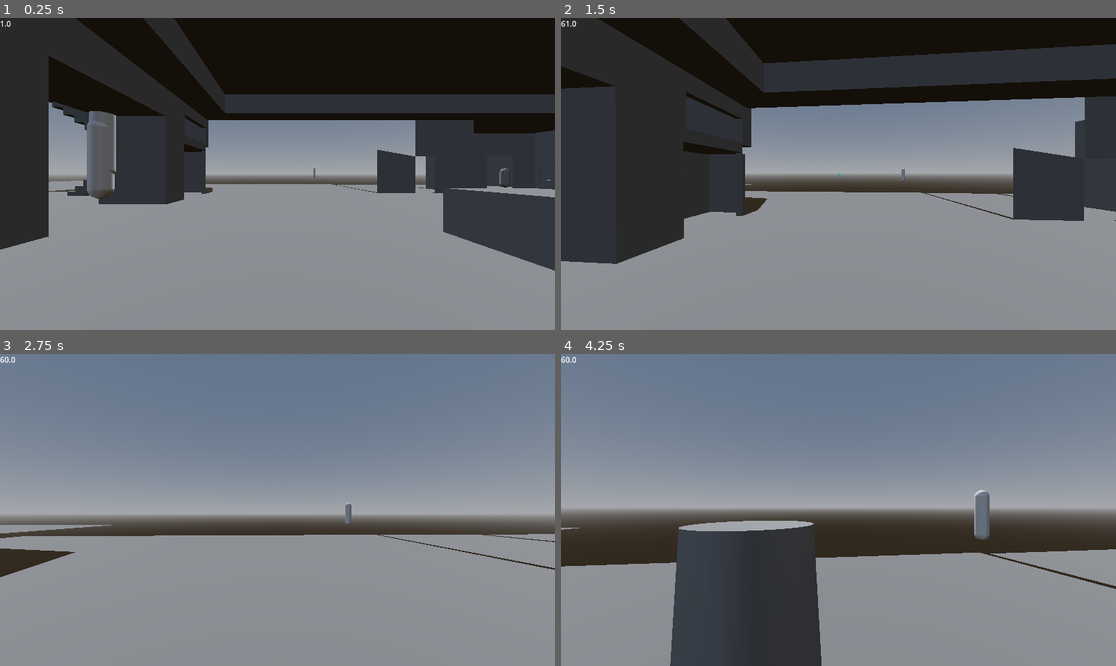
Above: before the commit, frames 1-4 (two rows, left to right).
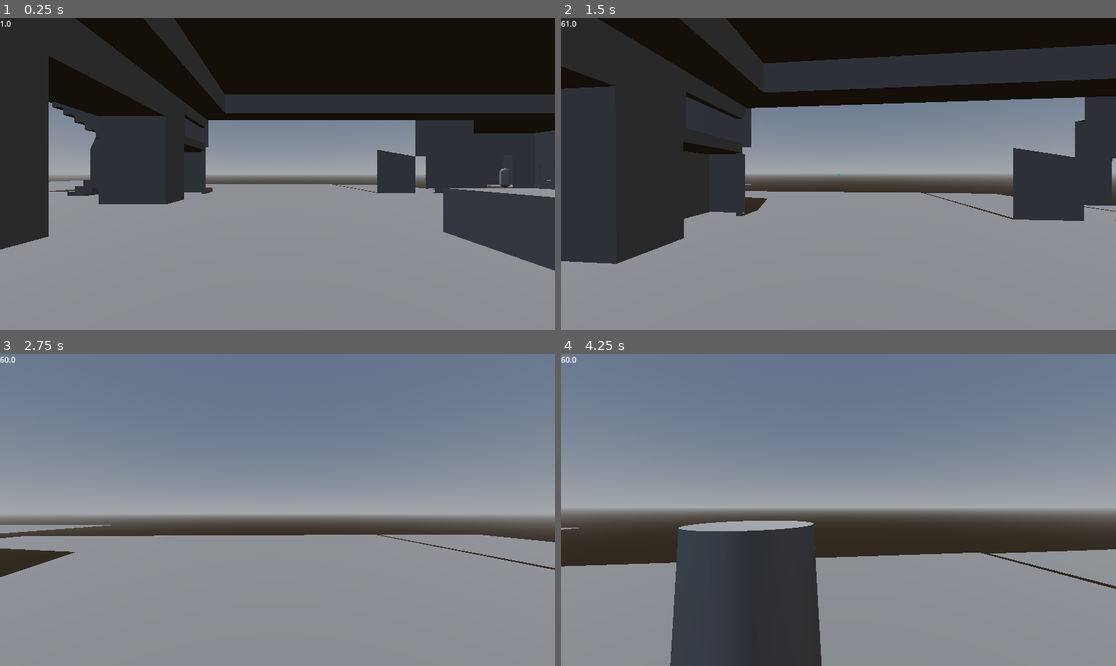
Above: after the commit, the same moments.

Repository: mFieldHouses/phase-two-the-dre-files
Game: Godot game, scene res://scenes/base_scene.tscn
Two runs of this game, one before a commit and one after it. Both use one fixed random seed, a clock stepped at 60 frames per second and the inputs below.
Inputs (mouse positions are in pixels of both pictures, inside the frame that each line leads up to):
- Up to frame 1 (0.25 s): no input
- Up to frame 2 (1.5 s): move the mouse to (866, 174) at 0.52 s; hold W (forward) from 0.53 s (still down); click (866, 174) at 0.6 s; tap Space (jump) at 0.77 s; move the mouse to (810, 174) at 1.27 s; click (810, 174) at 1.35 s
- Up to frame 3 (2.75 s): keep holding W (forward); tap Space (jump) at 1.52 s; move the mouse to (288, 503) at 2.02 s; right-click (288, 503) at 2.1 s; click (288, 503) at 2.3 s
- Up to frame 4 (4.25 s): keep holding W (forward); move the mouse to (832, 516) at 2.77 s; tap Shift (sprint) at 2.85 s; tap Space (jump) at 3.02, 3.77 s; click (832, 516) at 3.05 s; move the mouse to (877, 513) at 3.52 s; tap C (switch_camera) at 3.6 s; click (877, 513) at 3.8 s

The runs differ from the first frame. In frame 1, 1.4% of the frame differs, in the area x 15-93%, y 29-58%; in frame 2, 0.2%; in frame 3, 0.2%; in frame 4, 0.4%.

Commit message:
Sprite3D for target and death animation

Diff:
--- a/assets/debug_grey.tres
+++ b/assets/debug_grey.tres
@@ -1,5 +1,4 @@
 [gd_resource type="StandardMaterial3D" format=3 uid="uid://bqkwniqp34rau"]
 
 [resource]
-cull_mode = 2
 albedo_color = Color(0.53900033, 0.53900033, 0.5390002, 1)
--- a/classes/Enemy.gd
+++ b/classes/Enemy.gd
@@ -2,7 +2,7 @@
 class_name Enemy
 
 @export var max_hp := 100
-@export var speed := 1
+@export var speed := 1.0
 var hp : int
 
 enum MovementState {IDLE, WAITING_TO_MOVE, MOVE}
--- a/scenes/base_scene.tscn
+++ b/scenes/base_scene.tscn
@@ -126,7 +126,7 @@
 
 [node name="player" type="CharacterBody3D" parent="."]
 unique_name_in_owner = true
-transform = Transform3D(1, 0, 0, 0, 1, 0, 0, 0, 1, 28.832565, -0.88464487, -60.73024)
+transform = Transform3D(1, 0, 0, 0, 1, 0, 0, 0, 1, 28.114323, -1.2529244, -60.73024)
 collision_layer = 2
 script = ExtResource("1_ha2ph")
 
@@ -202,11 +202,10 @@
 mesh = SubResource("TorusMesh_ha2ph")
 
 [node name="Enemies" type="Node3D" parent="."]
-transform = Transform3D(1, 0, 0, 0, 1, 0, 0, 0, 1, 20.27272, 0, -72.42006)
+transform = Transform3D(1, 0, 0, 0, 1, 0, 0, 0, 1, 32.773727, 1.463512, -49.98744)
 
 [node name="Practice_target" parent="Enemies" instance=ExtResource("4_osw8o")]
-transform = Transform3D(1, 0, 0, 0, 1, 0, 0, 0, 1, 23.68154, -1.4032102, -66.54756)
-speed = 5
+transform = Transform3D(1, 0, 0, 0, 1, 0, 0, 0, 1, 1.152626, 0.19718432, 2.3578148)
 
 [node name="RigidBody3D" parent="Enemies" instance=ExtResource("4_osw8o")]
 
--- a/scenes/character_body_3d.gd
+++ b/scenes/character_body_3d.gd
@@ -120,6 +120,8 @@
 	var _length : float
 	if $Camera3D/PositronHitRay.is_colliding():
 		_length = ($Camera3D/PositronHitRay.get_collision_point() - global_position).length() #gewoon afstand tussen collision point en player
+		if $Camera3D/PositronHitRay.get_collider() is Enemy:
+			$Camera3D/PositronHitRay.get_collider().death()
 	else:
 		_length = 100.0
 
--- a/scenes/practice_target.gd
+++ b/scenes/practice_target.gd
@@ -1,26 +1,29 @@
 extends Enemy
 
-
+var death_animation := false
 
 # Called when the node enters the scene tree for the first time.
 func _ready() -> void:
 	hp = max_hp
-	speed = 10
-	$model.mesh = $model.mesh.duplicate(true)
+	speed = 5
+	#$model.mesh = $model.mesh.duplicate(true)
 
 func _physics_process(delta: float) -> void:
-	match movement_state:
-		MovementState.IDLE:
-			idle()
-		MovementState.WAITING_TO_MOVE:
-			wait_to_move(delta)
-		MovementState.MOVE:
-			move()
+	$Sprite3D.look_at(GlobalData.player_instance.global_position)
+	if death_animation == false:
+		match movement_state:
+			MovementState.IDLE:
+				idle()
+			MovementState.WAITING_TO_MOVE:
+				wait_to_move(delta)
+			MovementState.MOVE:
+				move()
 	velocity += get_gravity() * delta
 	move_and_slide()
 
 func idle():
 	velocity = Vector3.ZERO
+	idle_wait_time = randf_range(0, 0.5)
 	idle_timer_count = idle_wait_time
 	movement_state = MovementState.WAITING_TO_MOVE
 
@@ -32,8 +35,18 @@
 		movement_state = MovementState.MOVE
 
 func get_new_target_location():
-	var offset_x = randf_range(0.5, 20) * (-1 if randf() < 0.5 else 1)
-	var offset_z = randf_range(0.5, 20) * (-1 if randf() < 0.5 else 1)
+	var offset_x = randf_range(5, 40) * (-1 if randf() < 0.5 else 1)
+	var offset_z = randf_range(5, 40) * (-1 if randf() < 0.5 else 1)
+
+	if global_position.z + offset_z < -60:
+		offset_z = 10
+	if global_position.x + offset_x < 28:
+		offset_x = 10
+	if global_position.z + offset_z > -34:
+		offset_z = -10
+	if global_position.x + offset_x> 67:
+		offset_x = -10
+	speed = randf_range(1.0, 7.0)
 	return global_transform.origin + Vector3(offset_x, 0, offset_z)
 
 func move():
@@ -45,3 +58,16 @@
 
 func _on_navigation_agent_3d_target_reached() -> void:
 	movement_state = MovementState.IDLE
+
+func death():
+	var tween = create_tween()
+	tween.tween_property($Sprite3D, "modulate", Color(1, 1, 1, 0), 1)
+
+
+	death_animation = true
+	velocity = -GlobalData.player_instance.camera.global_transform.basis.z * 10
+	$Sprite3D.scale = Vector3(0.3, 0.3, 0.3)
+	for number in range(100):
+		$Sprite3D.scale = Vector3(0.3, sin(float(number)/1.5)*0.3, 0.3)
+		await get_tree().create_timer(0.01).timeout
+	queue_free()
--- a/scenes/practice_target.tscn
+++ b/scenes/practice_target.tscn
@@ -1,30 +1,25 @@
-[gd_scene load_steps=5 format=3 uid="uid://cm7cfedd4qe2x"]
+[gd_scene load_steps=4 format=3 uid="uid://cm7cfedd4qe2x"]
 
 [ext_resource type="Script" uid="uid://5ydlxo2nf3n3" path="res://scenes/practice_target.gd" id="1_k1bei"]
-
-[sub_resource type="StandardMaterial3D" id="StandardMaterial3D_gmwdw"]
-
-[sub_resource type="CapsuleMesh" id="CapsuleMesh_k1bei"]
-material = SubResource("StandardMaterial3D_gmwdw")
-height = 4.02
+[ext_resource type="Texture2D" uid="uid://omscjxfeiecn" path="res://assets/textures/student_PNG124-2660387102.png" id="2_8muje"]
 
 [sub_resource type="CapsuleShape3D" id="CapsuleShape3D_gmwdw"]
-radius = 0.32714844
+radius = 1.0117188
+height = 2.9291992
 
 [node name="practice_target" type="CharacterBody3D"]
 collision_layer = 4
 script = ExtResource("1_k1bei")
 
-[node name="model" type="MeshInstance3D" parent="."]
-transform = Transform3D(1, 0, 0, 0, 1, 0, 0, 0, 1, 0, 1.1004528, 0)
-mesh = SubResource("CapsuleMesh_k1bei")
-skeleton = NodePath("../..")
-
 [node name="CollisionShape3D" type="CollisionShape3D" parent="."]
-transform = Transform3D(1, 0, 0, 0, 1, 0, 0, 0, 1, 0, 1.0993677, 0)
+transform = Transform3D(1, 0, 0, 0, 1, 0, 0, 0, 1, 0, 1.5522486, 0)
 shape = SubResource("CapsuleShape3D_gmwdw")
 
 [node name="NavigationAgent3D" type="NavigationAgent3D" parent="."]
 target_desired_distance = 10.0
 
+[node name="Sprite3D" type="Sprite3D" parent="."]
+transform = Transform3D(0.3, 0, 0, 0, 0.3, 0, 0, 0, 0.3, 0, 1.4358926, 0)
+texture = ExtResource("2_8muje")
+
 [connection signal="target_reached" from="NavigationAgent3D" to="." method="_on_navigation_agent_3d_target_reached"]
Binary file added: assets/textures/Angry-Boy-PNG-Isolated-HD-2426478202.png
Not shown, added: assets/textures/Angry-Boy-PNG-Isolated-HD-2426478202.png.import
Binary file added: assets/textures/student_PNG124-2660387102.png
Not shown, added: assets/textures/student_PNG124-2660387102.png.import
